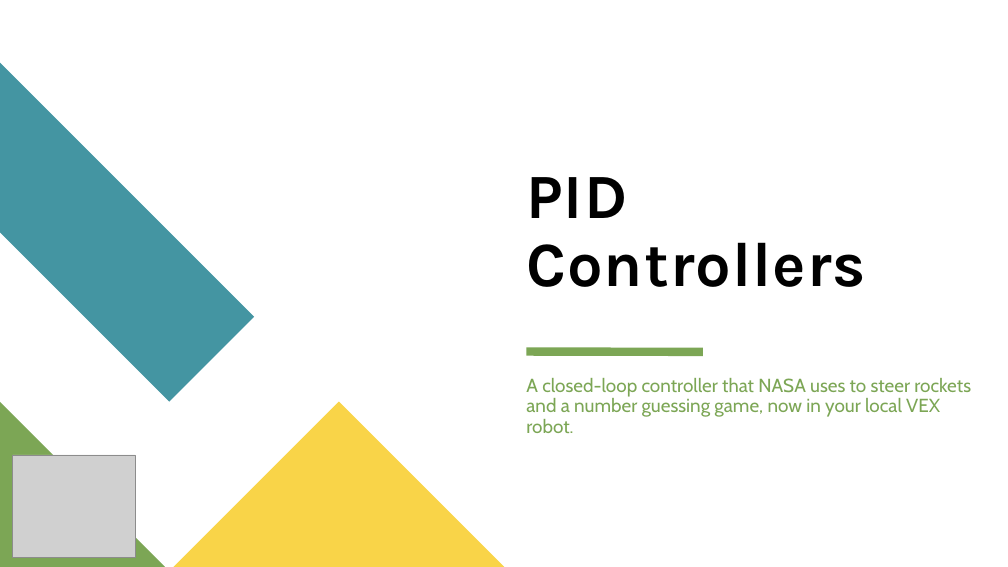
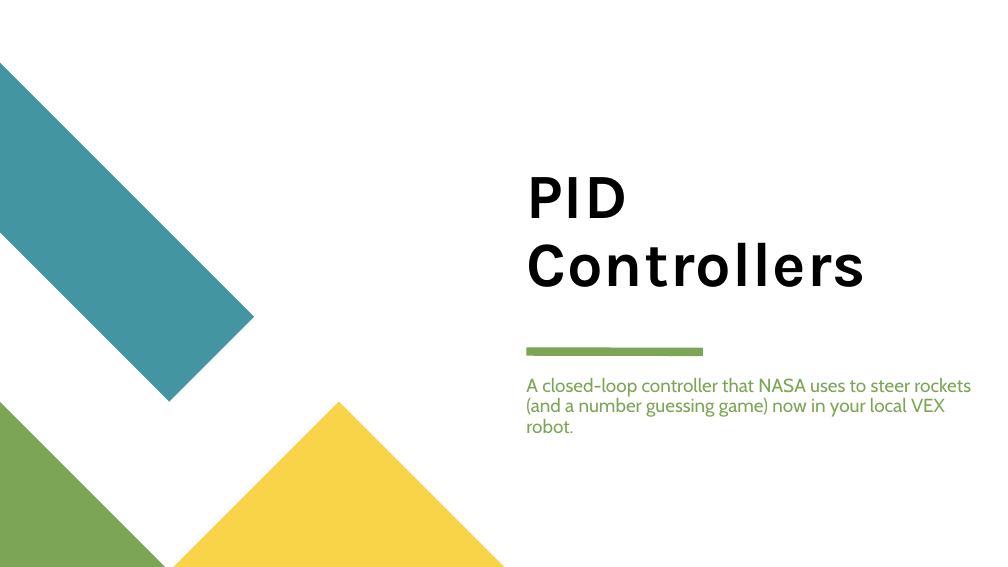
Before and after one commit to terrapinrobotics/code-camp-presentations, a slide deck: slide 14 of VEX Camp Day 3.pptx. Drawn at 1008x567 pixels with LibreOffice and Linux fonts; fonts in the diff are those of the drawing; grey boxes stand for pictures. Boxes give left, top, right and bottom in pixels: in the first picture for what was removed or moved away, otherwise in the second. Text is boxed around its words. In the diff, an @@ line names an element or a change of style, - is before the commit and + after.

```diff
--- a/VEX Camp Day 3.pptx
+++ b/VEX Camp Day 3.pptx
@@ text at (526,378,971,433): text changed @@
-A closed-loop controller that NASA uses to steer rockets and a number guessing game, now in your local VEX robot.
+A closed-loop controller that NASA uses to steer rockets (and a number guessing game) now in your local VEX robot.
@@ picture removed at (13,455,135,558) @@
```
Also in this commit, not shown: 6 other slides changed, 2 other files.
